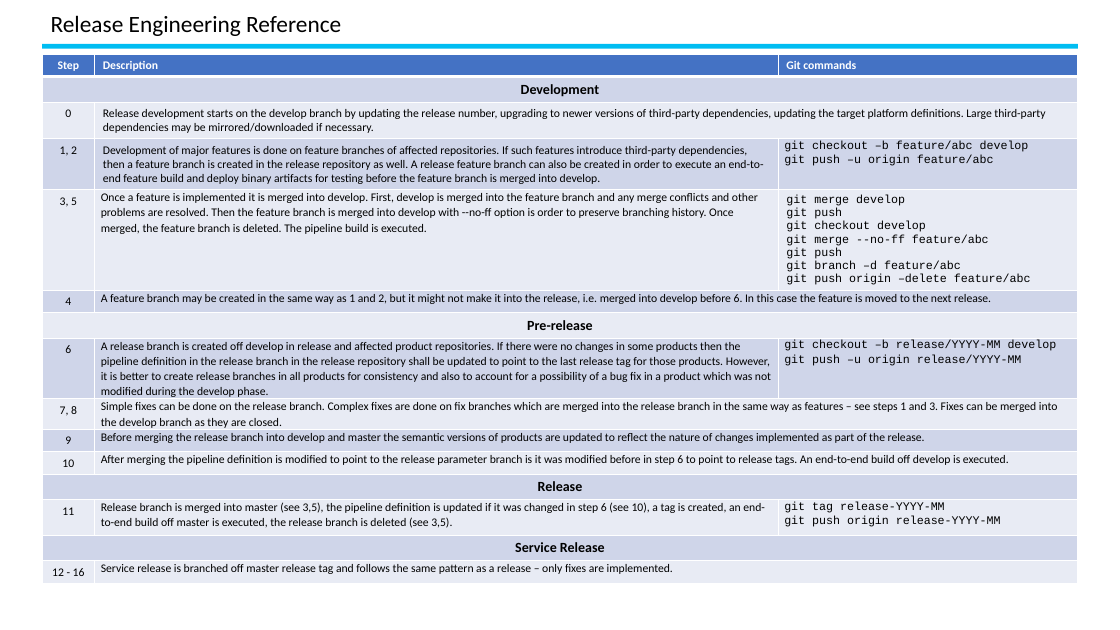
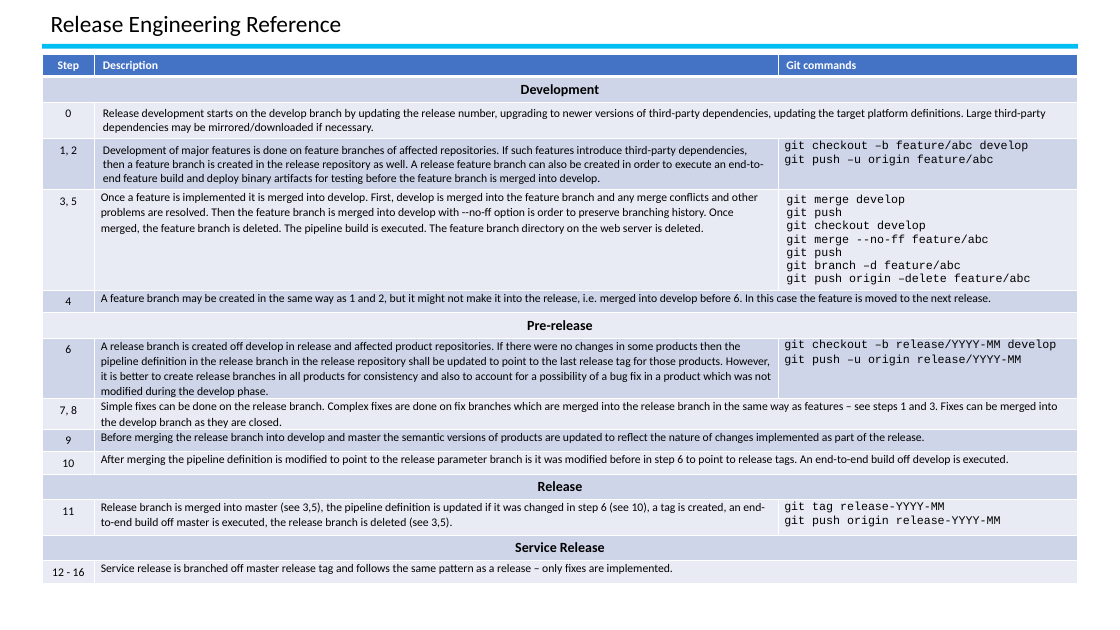
Before and after one commit to Nasdanika/release, a slide deck: slide 2 of release-engineering.pptx. Drawn at 1120x630 pixels with LibreOffice and Linux fonts; fonts in the diff are those of the drawing. Boxes give left, top, right and bottom in pixels: in the first picture for what was removed or moved away, otherwise in the second. Text is boxed around its words. In the diff, an @@ line names an element or a change of style, - is before the commit and + after.

Commit message:
Bundling nsd.bat and other ongoing work.

```diff
--- a/release-engineering.pptx
+++ b/release-engineering.pptx
@@ table at [42,54,1078,584] @@
-row 5, column 2: Once a feature is implemented it is merged into develop. First, develop is merged into the feature branch and any merge conflicts and other problems are resolved. Then the feature branch is merged into develop with --no-ff option is order to preserve branching history. Once merged, the feature branch is deleted. The pipeline build is executed.
+row 5, column 2: Once a feature is implemented it is merged into develop. First, develop is merged into the feature branch and any merge conflicts and other problems are resolved. Then the feature branch is merged into develop with --no-ff option is order to preserve branching history. Once merged, the feature branch is deleted. The pipeline build is executed. The feature branch directory on the web server is deleted.
```
Also in this commit, not shown: 4 other files.
